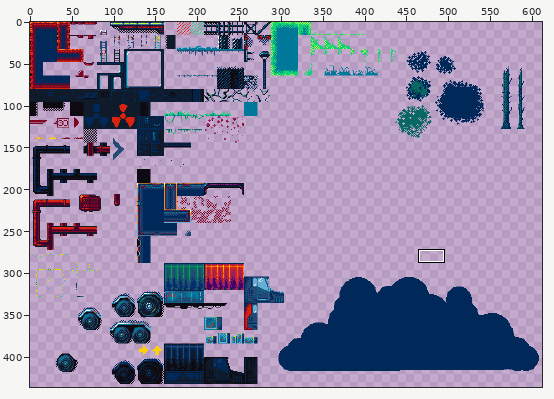
Two states of a pixel-art file, res/atlas/world.aseprite. Above, an overview of the earlier version with the close-up marked.
Close-up. Old version:
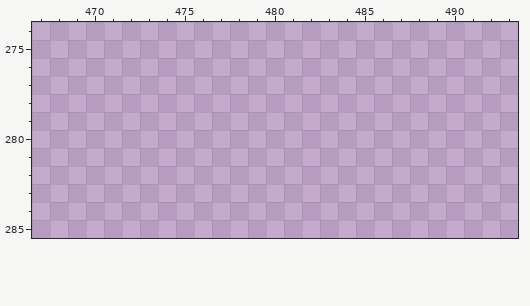
640x512 pixels, 1 frame. Shown: x 467..493, y 274..285. The wide view leaves out empty margins. The commit also changed other parts of the picture, which this record leaves out.
After:
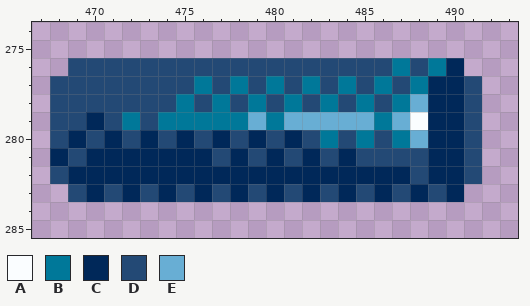
Palette (. is transparent): A #fafdff  B #007899  C #002859  D #234975  E #68aed4
The edit:
y 276: x 469..490 ...................... -> DDDDDDDDDDDDDDDDDDBDBC
y 277: x 468..491 ........................ -> DDDDDDDDBDBDBDBDBDBDBCCD
y 278: x 468..491 ........................ -> DDDDDDDBDBDBDBDBDBDBECCD
y 279: x 468..491 ........................ -> DDCDBDBBBBBEBEEEEEBEACCD
y 280: x 468..491 ........................ -> DCDCDCDCDCDCDCDBDBDBECCD
y 281: x 468..491 ........................ -> CDCCCCCCCDCDCDCDCDDDDCCD
y 282: x 468..491 ........................ -> DCCCCCCCCCCCCCCCCCCCDCCD
y 283: x 469..490 ...................... -> DCDCDCDCDCDCDCDCDCDCDC
Pixel boxes of the changes (left, top, right, bottom) in both close-ups:
added: (50, 58, 482, 202)
